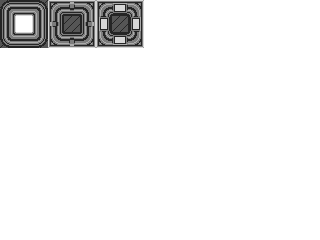
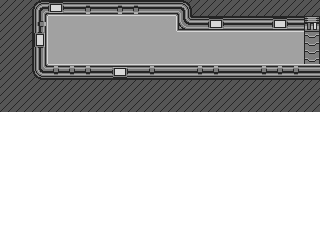
Two versions of the same layered image (320 × 240). Layer-by-layer changes:
hid "Layer 2" over [0, 0, 144, 48]
showed "Layer 0 copy" over [0, 0, 320, 112]
